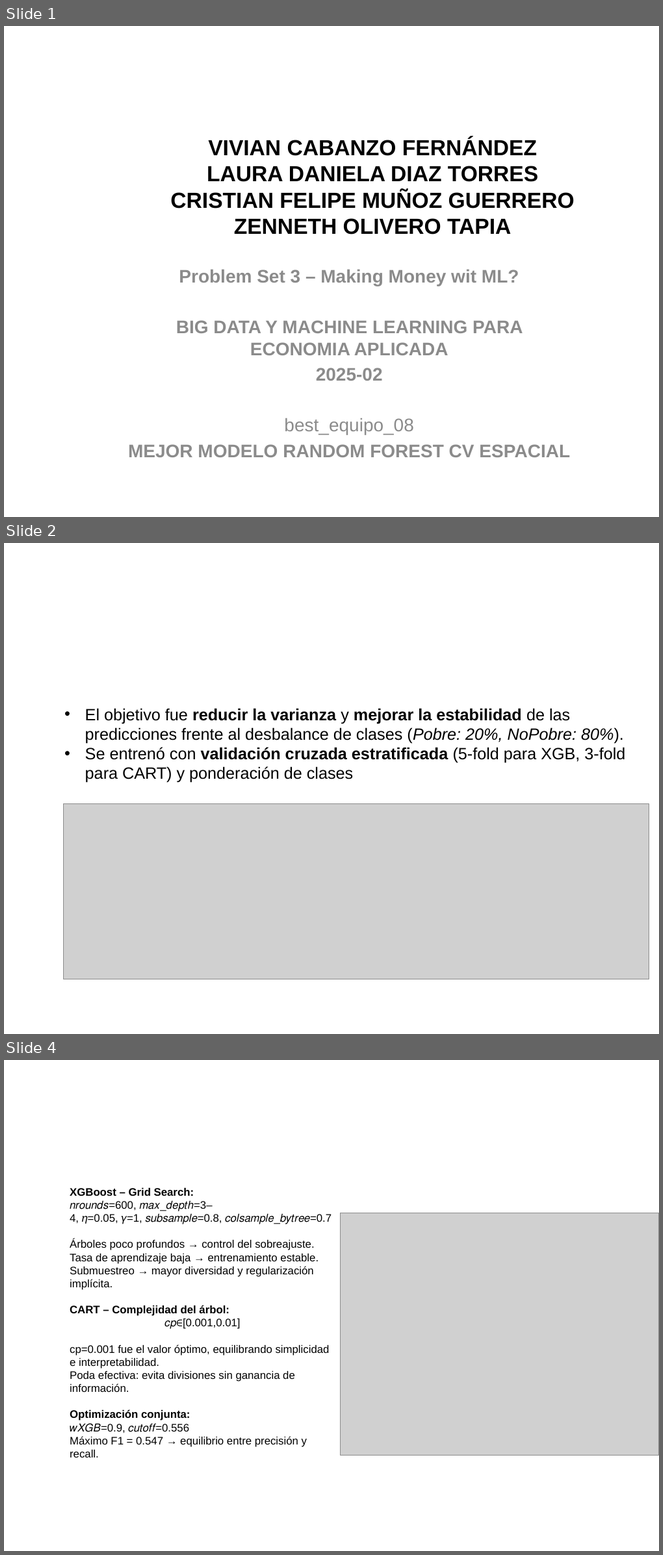
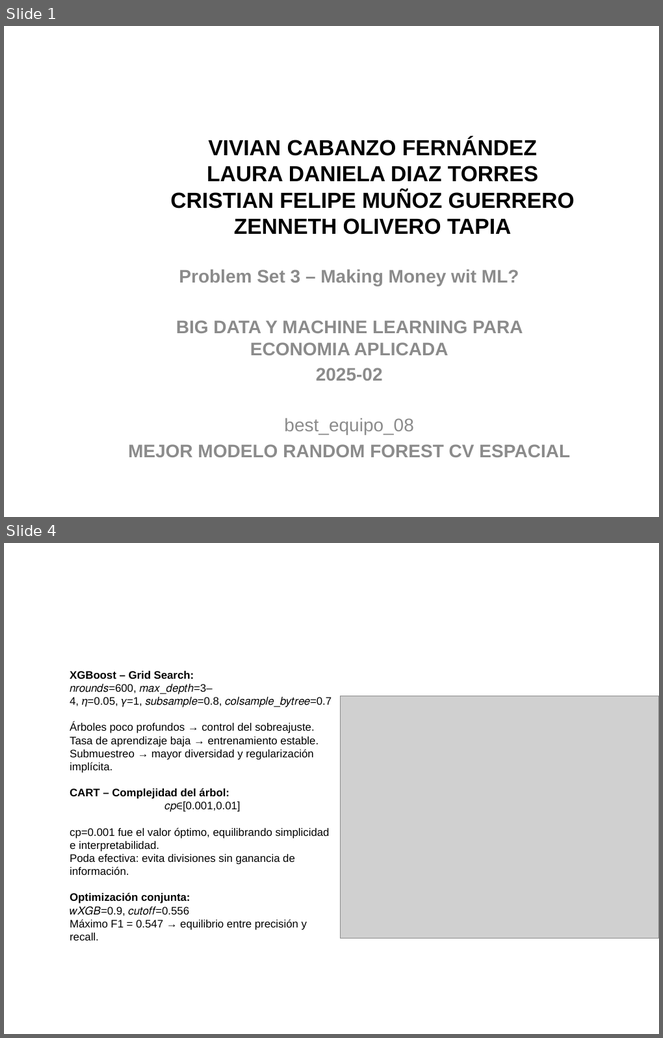
Before and after one commit to zoliverot/Taller3_Making-Money-with-ML, a slide deck: reports/slides/best_equipo_08.pptx. Shown one above the other, each under a label of ours: slides 1, 2 and 4 before the commit, slides 1 and 4 after it; the slides between them are not shown. The pictures are 663x1555 and 663x1038 pixels, drawn with LibreOffice and Linux fonts; fonts in the diff are those of the drawing; grey boxes stand for pictures; background and template pictures are left out. Boxes give left, top, right and bottom in pixels: in the first picture for what was removed or moved away, otherwise in the second. Text is boxed around its words. In the diff, an @@ line names an element or a change of style, - is before the commit and + after.

```diff
--- a/reports/slides/best_equipo_08.pptx
+++ b/reports/slides/best_equipo_08.pptx
@@ slide 2 removed at bbox=[4, 543, 659, 1034], background picture (left out) @@
@@ text removed at bbox=[85, 708, 625, 783] @@
-• El objetivo fue reducir la varianza y mejorar la estabilidad de las predicciones frente al desbalance de clases (Pobre: 20%, NoPobre: 80%).
-• Se entrenó con validación cruzada estratificada (5-fold para XGB, 3-fold para CART) y ponderación de clases
@@ picture removed at bbox=[64, 804, 649, 980] @@
```
Also in this commit, not shown: 1 slide added, 2 other files.
